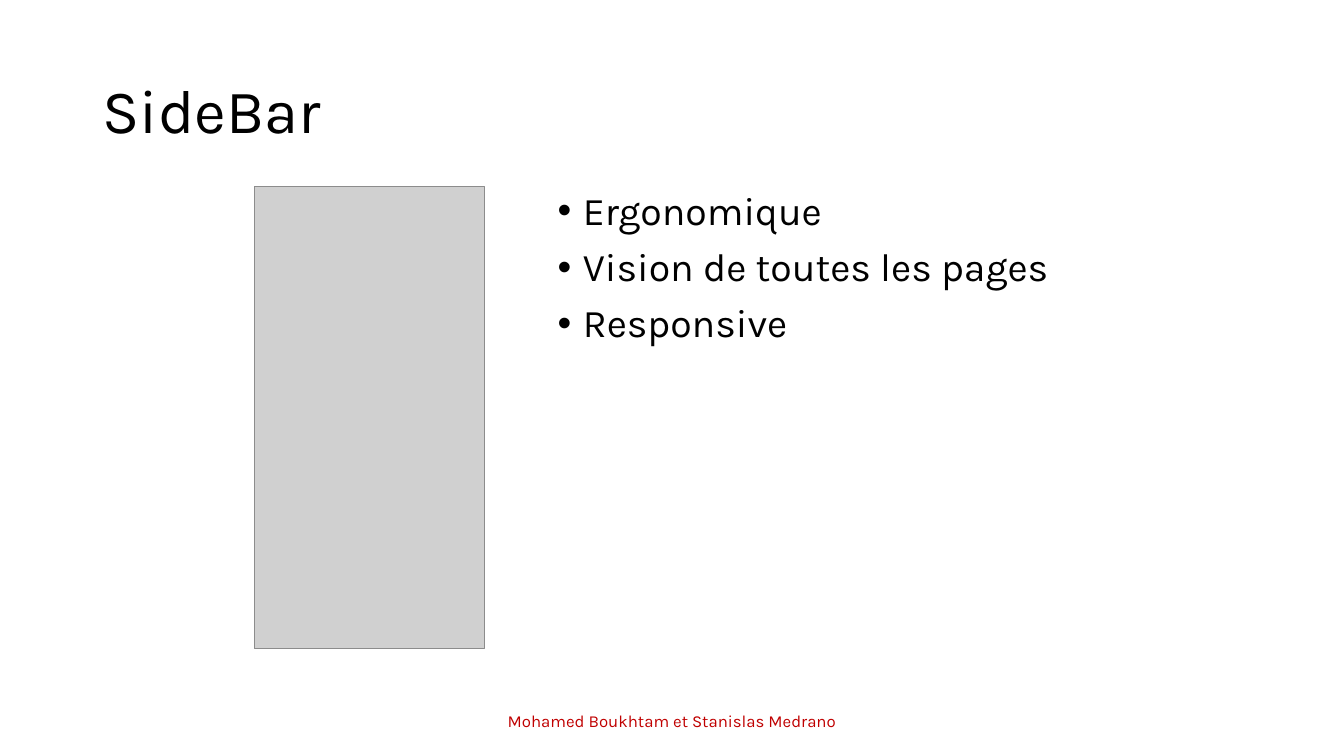
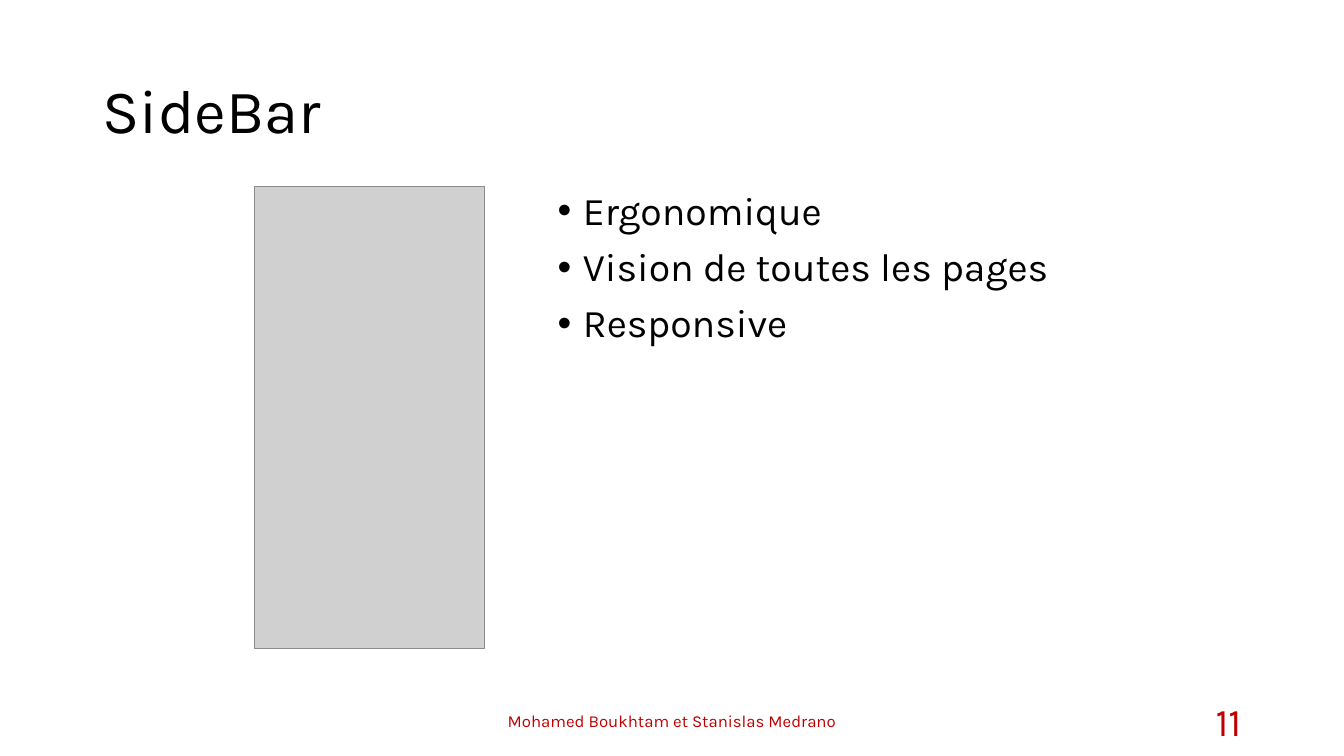
Before and after one commit to stanfrbd/stcodin, a slide deck: slide 11 of documents/Projet_Codin_StanislasMedrano_MohamedBoukhtam.pptx. Drawn at 1344x756 pixels with LibreOffice and Linux fonts; fonts in the diff are those of the drawing; grey boxes stand for pictures; background and template pictures are left out. Boxes give left, top, right and bottom in pixels: in the first picture for what was removed or moved away, otherwise in the second. Text is boxed around its words. In the diff, an @@ line names an element or a change of style, - is before the commit and + after.

```diff
--- a/documents/Projet_Codin_StanislasMedrano_MohamedBoukhtam.pptx
+++ b/documents/Projet_Codin_StanislasMedrano_MohamedBoukhtam.pptx
@@ page number added at [1216,711,1242,736], 28 pt, text #C00000 @@
+11
```
Also in this commit, not shown: 9 other slides changed, 2 slides added.
